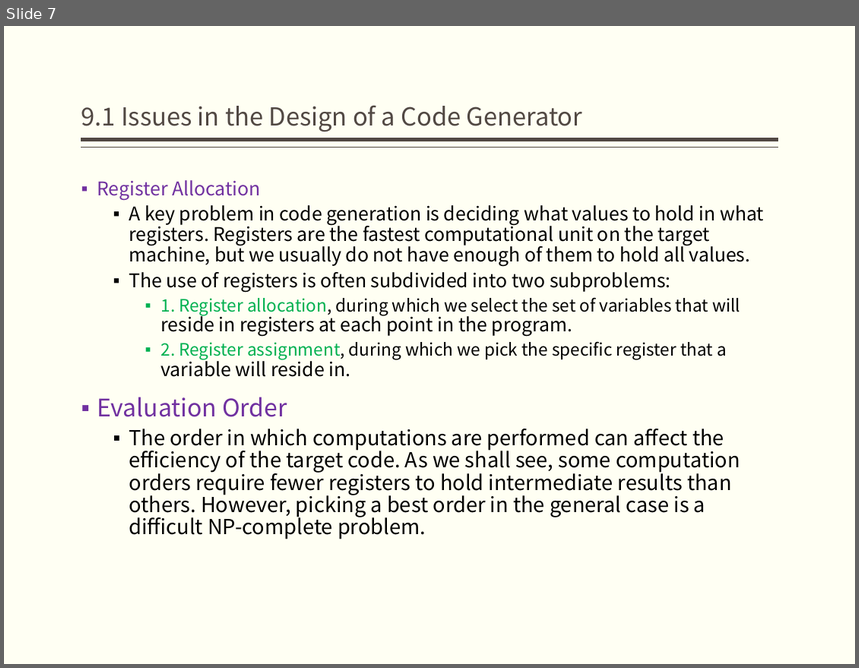
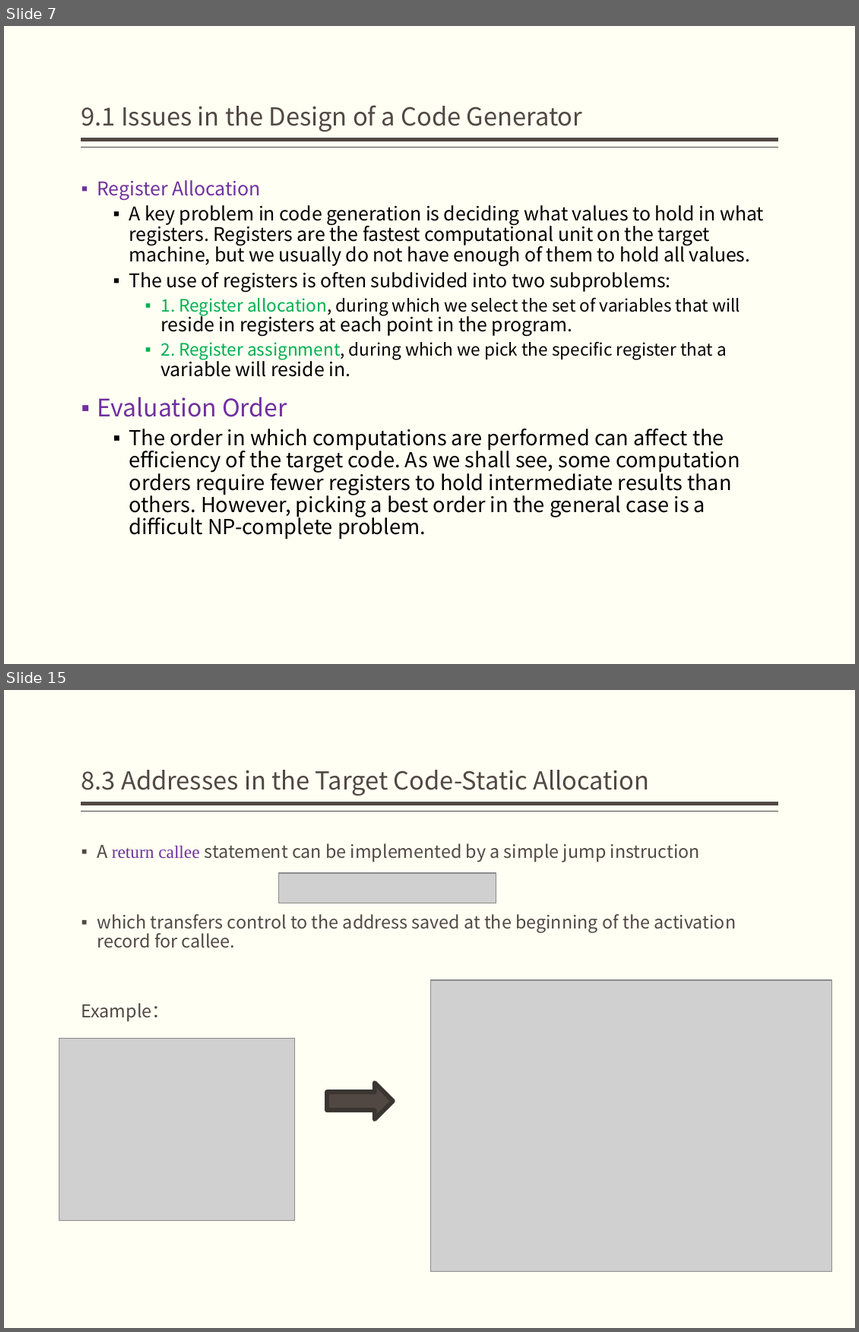
Before and after one commit to jz81/jz81.github.io, a slide deck: course/compiler/lecture/(Spring2020)Lecture9.pptx. Shown one above the other, each under a label of ours: slide 7 before the commit, slides 7 and 15 after it; the slides between them are not shown. The pictures are 859x668 and 859x1332 pixels, drawn with LibreOffice and Linux fonts; fonts in the diff are those of the drawing; grey boxes stand for pictures. Boxes give left, top, right and bottom in pixels: in the first picture for what was removed or moved away, otherwise in the second. Text is boxed around its words. In the diff, an @@ line names an element or a change of style, - is before the commit and + after.

```diff
--- a/course/compiler/lecture/(Spring2020)Lecture9.pptx
+++ b/course/compiler/lecture/(Spring2020)Lecture9.pptx
@@ slide 15 added at bbox=[4, 690, 855, 1328], background #FFFFF3; not listed: 2 template elements that a slide beside it also shows @@
@@ title added at bbox=[82, 770, 649, 796], 21 pt, text #514843 @@
+8.3 Addresses in the Target Code-Static Allocation
@@ text added at bbox=[82, 844, 736, 1022], 15 pt, text #514843 @@
+▪ A return callee statement can be implemented by a simple jump instruction
+▪ which transfers control to the address saved at the beginning of the activation record for callee.
+Example：
@@ picture added at bbox=[279, 873, 496, 903] @@
@@ picture added at bbox=[430, 980, 832, 1271] @@
@@ picture added at bbox=[59, 1038, 294, 1220] @@
@@ right arrow added at bbox=[326, 1083, 393, 1120], fill #514843, outline #3C3532 3.78 pt @@
```
Also in this commit, not shown: 1 slide changed, 7 other slides added.
